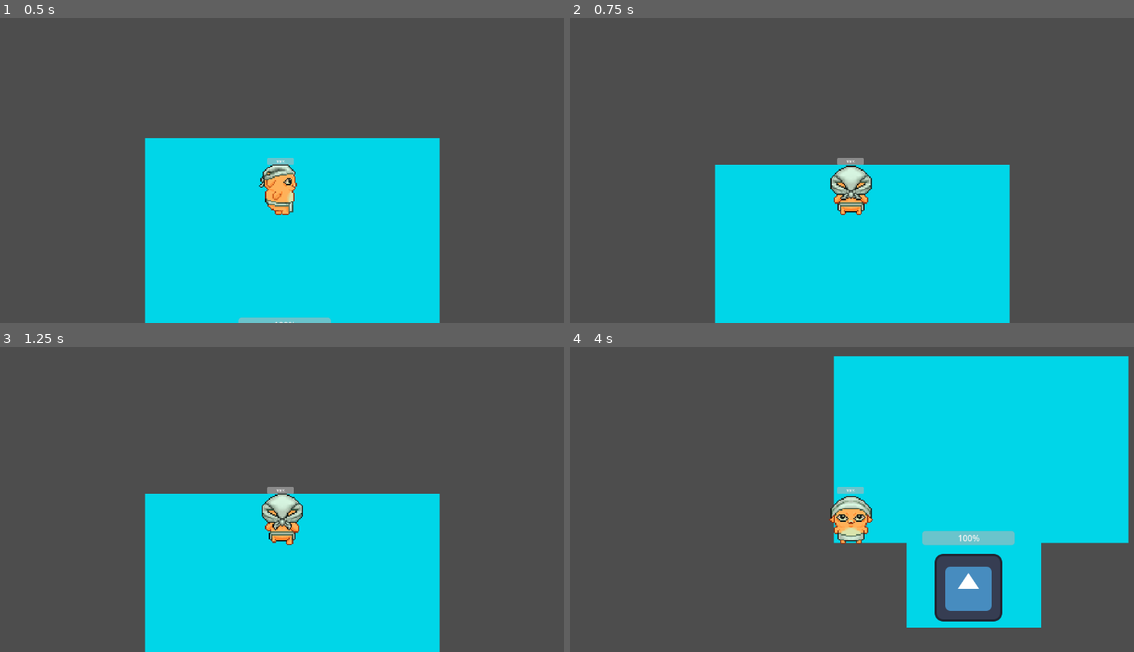
Above: before the commit, frames 1-4 (two rows, left to right).
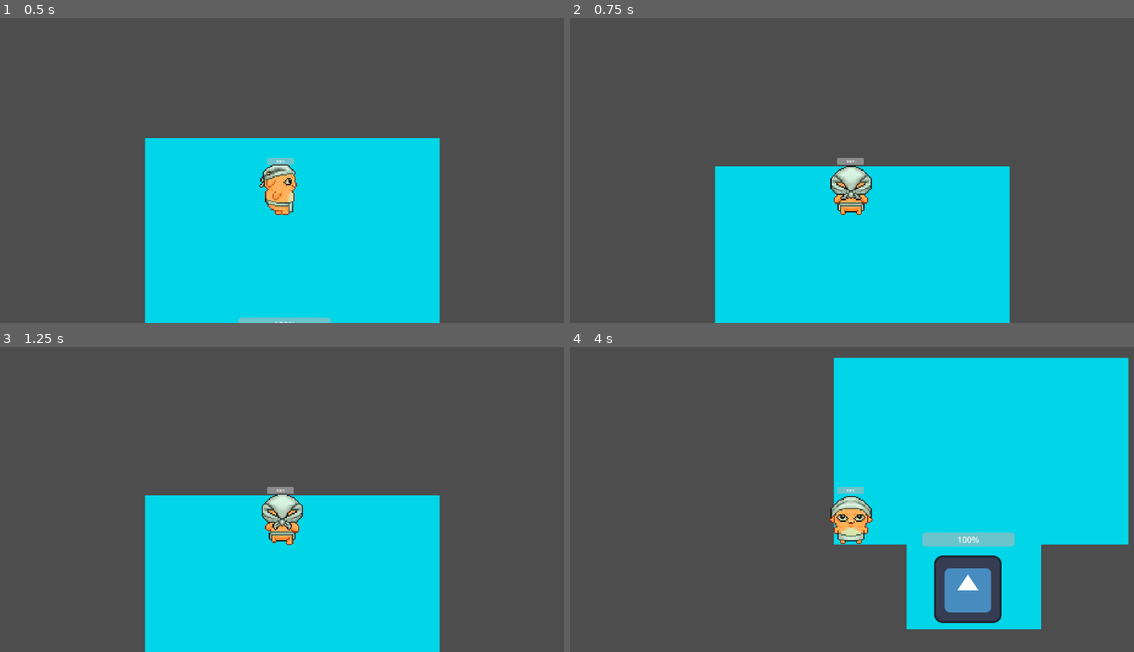
Above: after the commit, the same moments.

Repository: iListenToSludge/Pizza-Interactive
Game: Godot game, scene res://resturaunt.tscn
Same seed, same stepped clock (60 frames per second), same inputs: the game is played once before the commit and once after it. This scene is started directly instead of the project's main scene. The engine's default icon, where the game draws it, is replaced by a stand-in: a white triangle on a blue panel in a dark square.
Inputs (mouse positions are in pixels of both pictures, inside the frame that each line leads up to):
- Up to frame 1 (0.5 s): no input
- Up to frame 2 (0.75 s): tap Enter (ui_accept) at 0.5 s; move the mouse to (818, 219) at 0.52 s; hold W (move up) from 0.53 s (still down); tap Shift (dash) at 0.6 s
- Up to frame 3 (1.25 s): keep holding W (move up); tap Enter (ui_accept) at 0.77 s
- Up to frame 4 (4 s): move the mouse to (1032, 533) at 1.27 s; right-click (1032, 533) at 1.35 s; tap Enter (ui_accept) at 1.52, 3.02, 3.5, 3.77 s; move the mouse to (671, 429) at 2.02 s; release W (move up) at 2.03 s; press the mouse at (671, 429) at 2.03 s; hold A (move left) 2.03-3.53 s; move the mouse to (880, 481) at 2.77 s; release the mouse at (880, 481) at 2.78 s; tap Shift (dash) at 2.85 s; move the mouse to (761, 395) at 3.52 s; hold S (move down) from 3.53 s (still down); right-click (761, 395) at 3.6 s

Frame 1 is identical in both runs. In frame 2, 0.3% of the frame differs, in the area x 25-79%, y 48-49%; in frame 3, 0.3%; in frame 4, 1.5%, in the area x 46-100%, y 2-93%.

Commit message:
quick changes

Diff:
--- a/pizza-interactive/bullet2.gd
+++ b/pizza-interactive/bullet2.gd
@@ -1,6 +1,6 @@
 extends Area2D
 
-@export var speed = 3000
+@export var speed = 2500
 var direction = Vector2.ZERO
 
 func _physics_process(delta):
--- a/pizza-interactive/scrapped tests/character.tscn
+++ b/pizza-interactive/scrapped tests/character.tscn
@@ -185,7 +185,7 @@
 position = Vector2(77, 214)
 
 [node name="CollisionShape2D" type="CollisionShape2D" parent="."]
-position = Vector2(1.25, 178.5)
+position = Vector2(1, 185)
 shape = SubResource("RectangleShape2D_wa5vi")
 debug_color = Color(0.9694913, 0, 0.464136, 0.41960785)
 
@@ -206,7 +206,7 @@
 collision_mask = 4
 
 [node name="CollisionShape2D" type="CollisionShape2D" parent="MeleeRange"]
-position = Vector2(-27, 62)
+position = Vector2(-27, 68)
 shape = SubResource("CircleShape2D_pjt0s")
 
 [node name="MeleeTimer" type="Timer" parent="."]
